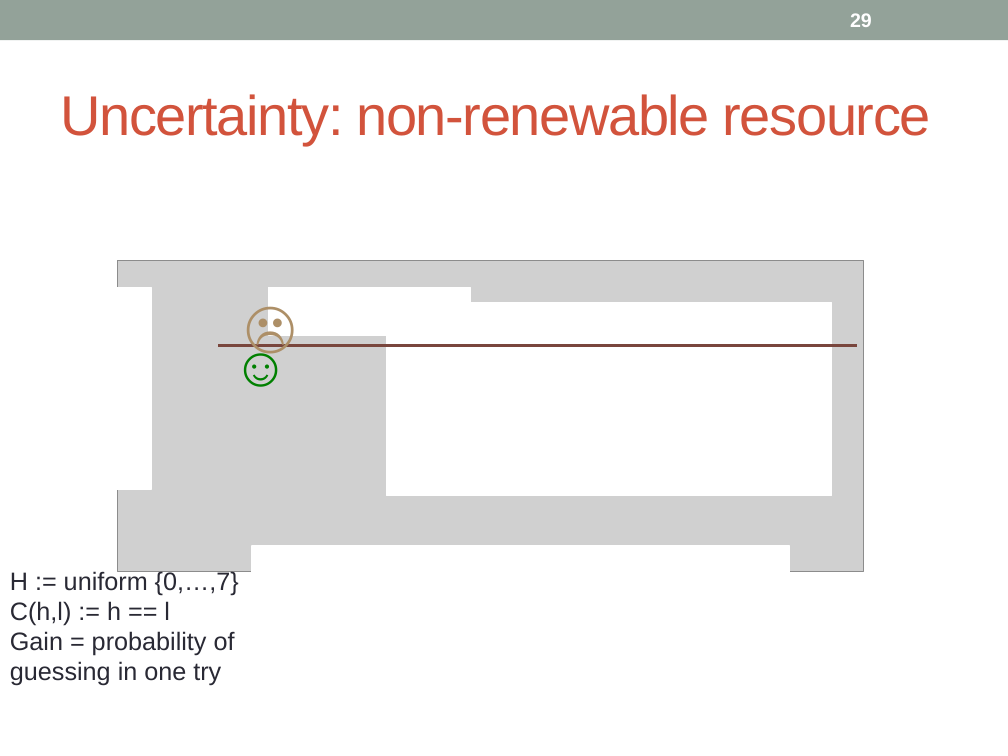
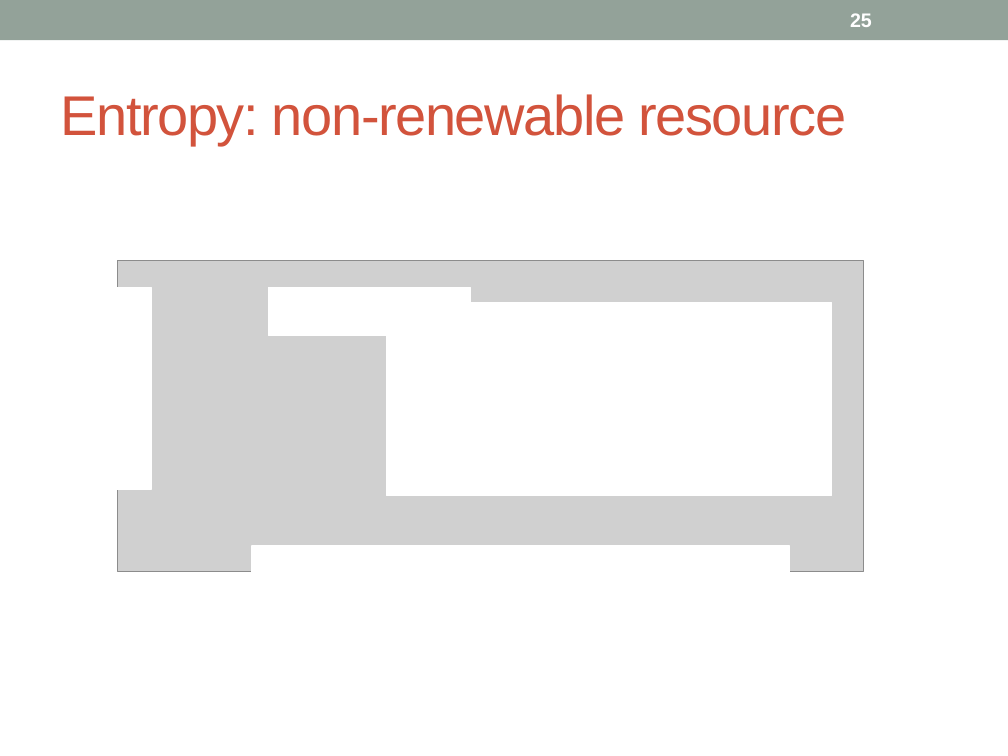
Before and after one commit to piotrm0/piotrm0.github.io, a slide deck: slide 25 of docs/mardziel15hcss.pres.pptx (slide 29 before the commit). Drawn at 1008x756 pixels with LibreOffice and Linux fonts; fonts in the diff are those of the drawing; grey boxes stand for pictures. Boxes give left, top, right and bottom in pixels: in the first picture for what was removed or moved away, otherwise in the second. Text is boxed around its words. In the diff, an @@ line names an element or a change of style, - is before the commit and + after.

```diff
--- a/docs/mardziel15hcss.pres.pptx
+++ b/docs/mardziel15hcss.pres.pptx
@@ page number at <box>850,13,872,27</box>: text changed @@
-29
+25
@@ title at <box>60,94,846,145</box>: text changed @@
-Uncertainty: non-renewable resource
+Entropy: non-renewable resource
@@ text removed at <box>235,285,286,363</box> @@
-☹
@@ text removed at <box>222,326,299,403</box> @@
-☺
@@ line removed from (219, 346) to (857, 346) @@
@@ text removed at <box>10,569,239,686</box> @@
-H := uniform {0,…,7}
-C(h,l) := h == l
-Gain = probability of
-guessing in one try
```
Also in this commit, not shown: 39 other slides changed, 2 slides added, 6 slides removed, 34 other files.
